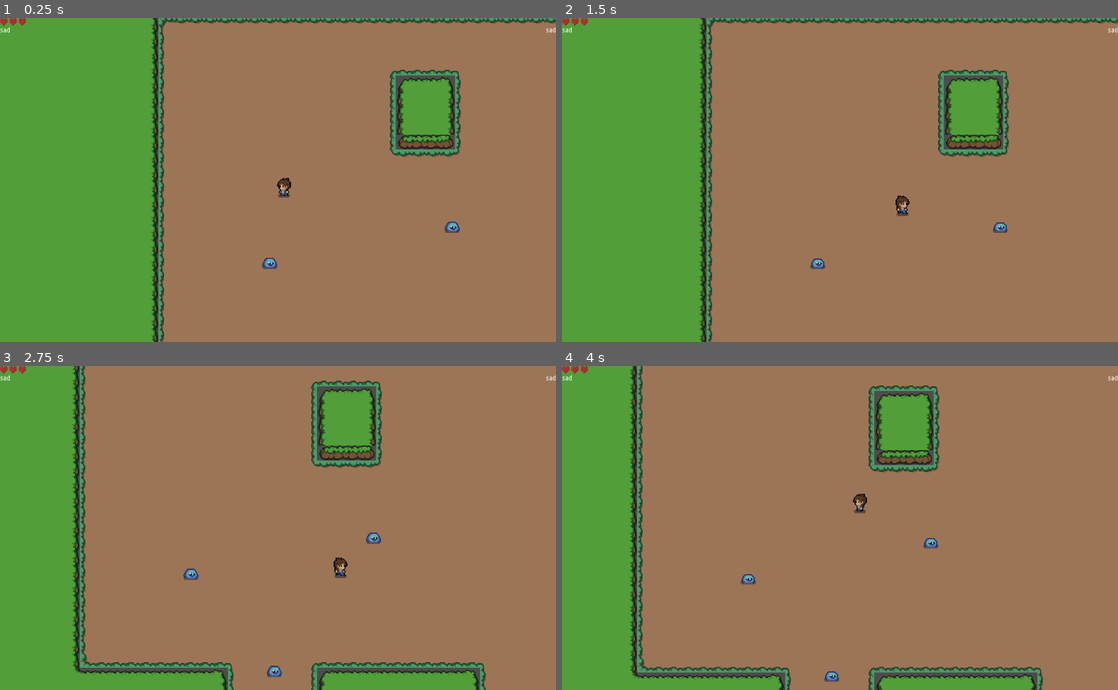
Above: before the commit, frames 1-4 (two rows, left to right).
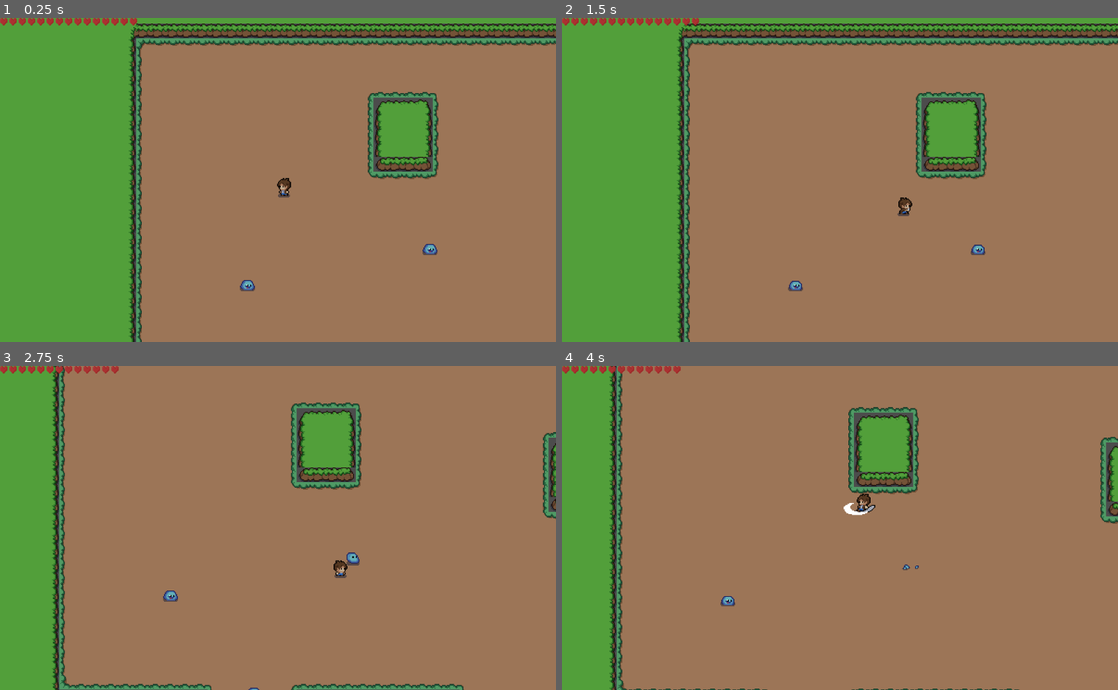
Above: after the commit, the same moments.

Repository: Datara127/Godot_first_project
Game: Godot game, scene res://Scenes/Levels/BaseLevel.tscn
Same seed, same stepped clock (60 frames per second), same inputs: the game is played once before the commit and once after it.
Inputs (mouse positions are in pixels of both pictures, inside the frame that each line leads up to):
- Up to frame 1 (0.25 s): no input
- Up to frame 2 (1.5 s): move the mouse to (962, 163) at 0.52 s; hold D (Move_right) 0.53-1.28 s; click (962, 163) at 0.6 s; move the mouse to (728, 196) at 1.27 s; hold S (Move_down) from 1.28 s (still down); click (728, 196) at 1.35 s
- Up to frame 3 (2.75 s): move the mouse to (333, 456) at 2.02 s; release S (Move_down) at 2.03 s; hold D (Move_right) from 2.03 s (still down); click (333, 456) at 2.1 s
- Up to frame 4 (4 s): move the mouse to (812, 592) at 2.77 s; release D (Move_right) at 2.78 s; hold W (Move_up) 2.78-3.53 s; click (812, 592) at 2.85 s; move the mouse to (1006, 576) at 3.52 s; hold A (Move_left) from 3.53 s (still down); click (1006, 576) at 3.6 s

The runs differ from the first frame. In frame 1, 17% of the frame differs, in the area x 0-100%, y 0-100%; in frame 2, 17%; in frame 3, 16%; in frame 4, 15%.

Commit message:
created melee attack

Diff:
--- a/project_1/Scenes/Entitys/EnemySlimeBlue.tscn
+++ b/project_1/Scenes/Entitys/EnemySlimeBlue.tscn
@@ -88,7 +88,7 @@
 [sub_resource type="CircleShape2D" id=13]
 radius = 44.0
 
-[node name="Slime" type="KinematicBody2D"]
+[node name="Slime" type="KinematicBody2D" groups=["Enemy", "slime"]]
 collision_layer = 4
 collision_mask = 7
 script = ExtResource( 2 )
@@ -107,3 +107,7 @@
 
 [node name="CollisionShape2D" type="CollisionShape2D" parent="Area2D"]
 shape = SubResource( 13 )
+
+[node name="Timer" type="Timer" parent="."]
+
+[connection signal="timeout" from="Timer" to="." method="_on_Timer_timeout"]
--- a/project_1/Scenes/Entitys/MainPerson.tscn
+++ b/project_1/Scenes/Entitys/MainPerson.tscn
@@ -106,7 +106,7 @@
 "values": [ 0 ]
 }
 tracks/1/type = "value"
-tracks/1/path = NodePath("Sprite:flip_h")
+tracks/1/path = NodePath("SwordHit/CollisionShape2D:disabled")
 tracks/1/interp = 1
 tracks/1/loop_wrap = true
 tracks/1/imported = false
@@ -117,6 +117,30 @@
 "update": 0,
 "values": [ true ]
 }
+tracks/2/type = "value"
+tracks/2/path = NodePath("SwordHit/CollisionShape2D:position")
+tracks/2/interp = 1
+tracks/2/loop_wrap = true
+tracks/2/imported = false
+tracks/2/enabled = true
+tracks/2/keys = {
+"times": PoolRealArray( 0 ),
+"transitions": PoolRealArray( 1 ),
+"update": 0,
+"values": [ Vector2( 19.5, 11.75 ) ]
+}
+tracks/3/type = "value"
+tracks/3/path = NodePath("Sprite:flip_h")
+tracks/3/interp = 1
+tracks/3/loop_wrap = true
+tracks/3/imported = false
+tracks/3/enabled = true
+tracks/3/keys = {
+"times": PoolRealArray( 0 ),
+"transitions": PoolRealArray( 1 ),
+"update": 0,
+"values": [ true ]
+}
 
 [sub_resource type="Animation" id=27]
 resource_name = "death"
@@ -136,11 +160,11 @@
 "values": [ 24, 25, 26 ]
 }
 
-[sub_resource type="Animation" id=28]
-resource_name = "hit"
+[sub_resource type="Animation" id=33]
+resource_name = "hit_left"
 length = 0.8
 loop = true
-step = 0.2
+step = 0.01
 tracks/0/type = "value"
 tracks/0/path = NodePath("Sprite:frame")
 tracks/0/interp = 1
@@ -152,6 +176,112 @@
 "transitions": PoolRealArray( 1, 1, 1, 1 ),
 "update": 1,
 "values": [ 12, 13, 14, 15 ]
+}
+tracks/1/type = "method"
+tracks/1/path = NodePath(".")
+tracks/1/interp = 1
+tracks/1/loop_wrap = true
+tracks/1/imported = false
+tracks/1/enabled = true
+tracks/1/keys = {
+"times": PoolRealArray( 0.8 ),
+"transitions": PoolRealArray( 1 ),
+"values": [ {
+"args": [  ],
+"method": "animation_attack_finish"
+} ]
+}
+tracks/2/type = "value"
+tracks/2/path = NodePath("SwordHit/CollisionShape2D:disabled")
+tracks/2/interp = 1
+tracks/2/loop_wrap = true
+tracks/2/imported = false
+tracks/2/enabled = true
+tracks/2/keys = {
+"times": PoolRealArray( 0, 0.2, 0.4 ),
+"transitions": PoolRealArray( 1, 1, 1 ),
+"update": 1,
+"values": [ true, false, true ]
+}
+tracks/3/type = "value"
+tracks/3/path = NodePath("Sprite:flip_h")
+tracks/3/interp = 1
+tracks/3/loop_wrap = true
+tracks/3/imported = false
+tracks/3/enabled = true
+tracks/3/keys = {
+"times": PoolRealArray( 0 ),
+"transitions": PoolRealArray( 1 ),
+"update": 1,
+"values": [ true ]
+}
+tracks/4/type = "value"
+tracks/4/path = NodePath("SwordHit/CollisionShape2D:position")
+tracks/4/interp = 1
+tracks/4/loop_wrap = true
+tracks/4/imported = false
+tracks/4/enabled = true
+tracks/4/keys = {
+"times": PoolRealArray( 0, 0.8 ),
+"transitions": PoolRealArray( 1, 1 ),
+"update": 0,
+"values": [ Vector2( -6, 12 ), Vector2( -6, 12 ) ]
+}
+
+[sub_resource type="Animation" id=28]
+resource_name = "hit_right"
+length = 0.8
+loop = true
+step = 0.01
+tracks/0/type = "value"
+tracks/0/path = NodePath("Sprite:frame")
+tracks/0/interp = 1
+tracks/0/loop_wrap = true
+tracks/0/imported = false
+tracks/0/enabled = true
+tracks/0/keys = {
+"times": PoolRealArray( 0, 0.2, 0.4, 0.6 ),
+"transitions": PoolRealArray( 1, 1, 1, 1 ),
+"update": 1,
+"values": [ 12, 13, 14, 15 ]
+}
+tracks/1/type = "method"
+tracks/1/path = NodePath(".")
+tracks/1/interp = 1
+tracks/1/loop_wrap = true
+tracks/1/imported = false
+tracks/1/enabled = true
+tracks/1/keys = {
+"times": PoolRealArray( 0.8 ),
+"transitions": PoolRealArray( 1 ),
+"values": [ {
+"args": [  ],
+"method": "animation_attack_finish"
+} ]
+}
+tracks/2/type = "value"
+tracks/2/path = NodePath("SwordHit/CollisionShape2D:disabled")
+tracks/2/interp = 1
+tracks/2/loop_wrap = true
+tracks/2/imported = false
+tracks/2/enabled = true
+tracks/2/keys = {
+"times": PoolRealArray( 0, 0.2, 0.4 ),
+"transitions": PoolRealArray( 1, 1, 1 ),
+"update": 1,
+"values": [ true, false, true ]
+}
+tracks/3/type = "value"
+tracks/3/path = NodePath("SwordHit/CollisionShape2D:position")
+tracks/3/interp = 1
+tracks/3/loop_wrap = true
+tracks/3/imported = false
+tracks/3/enabled = true
+tracks/3/keys = {
+"times": PoolRealArray( 0, 0.8 ),
+"transitions": PoolRealArray( 1, 1 ),
+"update": 0,
+"values": [ Vector2( 19.5, 11.75 ), Vector2( 19.5, 11.75 ) ]
 }
 
 [sub_resource type="Animation" id=29]
@@ -231,8 +361,12 @@
 "values": [ false ]
 }
 
+[sub_resource type="RectangleShape2D" id=32]
+extents = Vector2( 5.5, 4.25 )
+
 [node name="KinematicBody2D" type="KinematicBody2D"]
 collision_layer = 2
+collision_mask = 5
 script = ExtResource( 2 )
 
 [node name="CollisionShape2D" type="CollisionShape2D" parent="."]
@@ -260,11 +394,11 @@
 drag_margin_h_enabled = true
 drag_margin_v_enabled = true
 
-[node name="Area2D" type="Area2D" parent="."]
+[node name="Take_dmg" type="Area2D" parent="."]
 collision_layer = 2
 collision_mask = 5
 
-[node name="CollisionShape2D" type="CollisionShape2D" parent="Area2D"]
+[node name="CollisionShape2D" type="CollisionShape2D" parent="Take_dmg"]
 position = Vector2( 7.5, 8.375 )
 scale = Vector2( 1.0791, 1.0283 )
 shape = SubResource( 25 )
@@ -272,9 +406,19 @@
 [node name="AnimationPlayer" type="AnimationPlayer" parent="."]
 anims/RESET = SubResource( 26 )
 anims/death = SubResource( 27 )
-anims/hit = SubResource( 28 )
+anims/hit_left = SubResource( 33 )
+anims/hit_right = SubResource( 28 )
 anims/idle = SubResource( 29 )
 anims/move_left = SubResource( 31 )
 anims/move_right = SubResource( 30 )
 
-[connection signal="body_entered" from="Area2D" to="." method="enemy_contact"]
+[node name="SwordHit" type="Area2D" parent="."]
+
+[node name="CollisionShape2D" type="CollisionShape2D" parent="SwordHit"]
+modulate = Color( 1, 0.0470588, 0.0666667, 1 )
+position = Vector2( 19.5, 11.75 )
+shape = SubResource( 32 )
+disabled = true
+
+[connection signal="body_entered" from="Take_dmg" to="." method="enemy_contact"]
+[connection signal="body_entered" from="SwordHit" to="." method="sword_hit"]
--- a/project_1/Scenes/Levels/BaseLevel.tscn
+++ b/project_1/Scenes/Levels/BaseLevel.tscn
@@ -268,6 +268,6 @@
 [node name="HUD" parent="CanvasLayer" instance=ExtResource( 4 )]
 
 [node name="KinematicBody2D" parent="." instance=ExtResource( 1 )]
-position = Vector2( 129, -15 )
+position = Vector2( 153, -39 )
 
 [connection signal="hp_changed" from="KinematicBody2D" to="CanvasLayer/HUD" method="update_hp"]
--- a/project_1/Scenes/UI/HUD.tscn
+++ b/project_1/Scenes/UI/HUD.tscn
@@ -23,31 +23,3 @@
 
 [node name="HPContainer" type="HBoxContainer" parent="MarginContainer/VBoxContainer"]
 margin_right = 1200.0
-
-[node name="HBoxContainer" type="HBoxContainer" parent="MarginContainer/VBoxContainer"]
-margin_top = 4.0
-margin_right = 1200.0
-margin_bottom = 18.0
-
-[node name="Label" type="Label" parent="MarginContainer/VBoxContainer/HBoxContainer"]
-margin_right = 22.0
-margin_bottom = 14.0
-text = "sad"
-
-[node name="Control" type="Control" parent="MarginContainer/VBoxContainer/HBoxContainer"]
-margin_left = 26.0
-margin_right = 1174.0
-margin_bottom = 14.0
-size_flags_horizontal = 3
-__meta__ = {
-"_edit_use_anchors_": false
-}
-
-[node name="Label2" type="Label" parent="MarginContainer/VBoxContainer/HBoxContainer"]
-margin_left = 1178.0
-margin_right = 1200.0
-margin_bottom = 14.0
-text = "sad"
-__meta__ = {
-"_edit_use_anchors_": false
-}
--- a/project_1/Scripts/EntitysScripts/EnemySlimeBlue.gd
+++ b/project_1/Scripts/EntitysScripts/EnemySlimeBlue.gd
@@ -1,6 +1,7 @@
 extends KinematicBody2D
 
 onready var anim_sprite = $AnimatedSprite
+onready var timer_death = $Timer
 
 
 func _ready():
@@ -14,3 +15,9 @@
 func die():
 	anim_sprite.play("die")
 	$CollisionShape2D.set_deferred("disabled", true)
+	timer_death.set_wait_time(3.0)
+	timer_death.start()
+
+
+func _on_Timer_timeout():
+	queue_free()
--- a/project_1/Scripts/MainPerson.gd
+++ b/project_1/Scripts/MainPerson.gd
@@ -4,7 +4,11 @@
 signal hp_changed
 var speed = 100
 onready var animSprite = $AnimationPlayer
-var hp := 3
+var hp := 15
+enum State { ATTACK, MOVE}
+enum Direct{ right, left, down, up}
+var state = State.MOVE
+var dir = Direct.left
 
 
 func _ready():
@@ -15,33 +19,63 @@
 	var move_direction = Vector2()
 	if Input.is_action_pressed("Move_left"):
 		move_direction.x -= speed
-		animSprite.play("move_left")
+		dir = Direct.left
 	if Input.is_action_pressed("Move_right"):
 		move_direction.x += speed
-		animSprite.play("move_right")
+		dir = Direct.right
 	if Input.is_action_pressed("Move_up"):
 		move_direction.y -= speed
+		dir = Direct.up
 	if Input.is_action_pressed("Move_down"):
 		move_direction.y += speed
-	if !Input.is_action_pressed("Move_left") and !Input.is_action_pressed("Move_right") and !Input.is_action_pressed("Move_up") and !Input.is_action_pressed("Move_down"):
-		animSprite.play("idle")
+		dir = Direct.down
+	if Input.is_action_just_pressed("hit_player") and !Input.is_action_pressed("Move_down") and !Input.is_action_pressed("Move_up"):
+		state = State.ATTACK
 
 	move_and_slide(move_direction, Vector2(0, 1))
+	animation_player(move_direction)
+
+func animation_player(move_direction):
+	if state == State.MOVE:
+		if move_direction.x == 0 and move_direction.y == 0:
+			animSprite.play("idle")
+		if move_direction.x > 0:
+			animSprite.play("move_right")
+		if move_direction.x < 0:
+			animSprite.play("move_left")
+	elif state == State.ATTACK:
+		if dir == Direct.left:
+			animSprite.play("hit_left")
+		elif dir == Direct.right:
+			animSprite.play("hit_right")
+
+
+
+func sword_hit(enemy: Node2D):
+	if enemy.is_in_group("Enemy"):
+		hit_enemy_blue_slime(enemy)
+
+
+func animation_attack_finish():
+	state = State.MOVE
 
 
 func enemy_contact(enemy: Node2D):
-	hit_enemy(enemy)
+	if enemy.is_in_group("Enemy"):
+		take_damage(-2)
+		hit_enemy_blue_slime(enemy)
 
 
-func hit_enemy(enemy: Node2D):
+func hit_enemy_blue_slime(enemy: Node2D):
 	if enemy.has_method("die"):
 		enemy.die()
 
 
-func take_damage():
-	change_hp(-1)
+func take_damage(damage: int):
+	change_hp(damage)
 
 
 func change_hp(diff: int):
+	print(hp)
 	hp += diff
 	emit_signal("hp_changed", hp)
--- a/project_1/project.godot
+++ b/project_1/project.godot
@@ -65,6 +65,12 @@
 "events": [ Object(InputEventKey,"resource_local_to_scene":false,"resource_name":"","device":0,"alt":false,"shift":false,"control":false,"meta":false,"command":false,"pressed":false,"scancode":68,"physical_scancode":0,"unicode":0,"echo":false,"script":null)
  ]
 }
+hit_player={
+"deadzone": 0.5,
+"events": [ Object(InputEventMouseButton,"resource_local_to_scene":false,"resource_name":"","device":0,"alt":false,"shift":false,"control":false,"meta":false,"command":false,"button_mask":0,"position":Vector2( 0, 0 ),"global_position":Vector2( 0, 0 ),"factor":1.0,"button_index":1,"pressed":false,"doubleclick":false,"script":null)
+, Object(InputEventKey,"resource_local_to_scene":false,"resource_name":"","device":0,"alt":false,"shift":false,"control":false,"meta":false,"command":false,"pressed":false,"scancode":74,"physical_scancode":0,"unicode":0,"echo":false,"script":null)
+ ]
+}
 
 [layer_names]
 
Not shown: 1 places in project_1/Scenes/Entitys/MainPerson.tscn that only renumber resources
